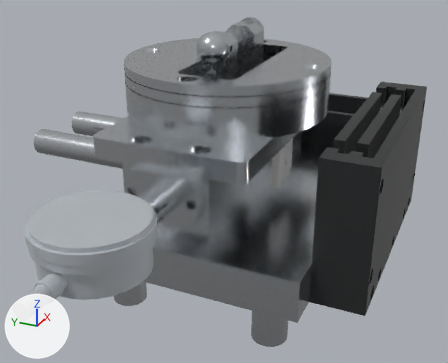
Before and after pictures for a commit that changed the glTF model CJ_OUTERRACE/PCD_/PCD_.glb.
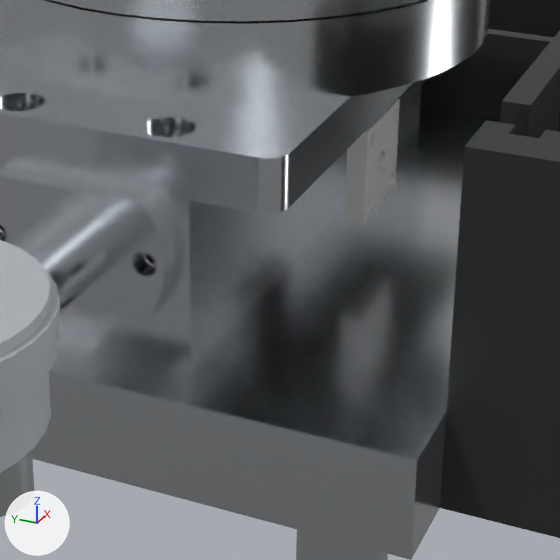
Each version appears first whole from a 50 mm camera at (-0.3387, -0.1334, 0.2208) aimed at (-0.0255, 0.0075, 0.0642), and next in a close-up on the part from 30% to 80% of the width and 27% to 89% of the height. The axes (+X, +Y, +Z) are drawn at lower left. The lights are the same throughout. The first two pictures are the older version.

Script lines for the objects in view, before the commit:
```python
me_inner_diameter_012 = bpy.data.meshes.new('Inner_Diameter.012')
me_inner_diameter_012.from_pydata(...)  # 248 vertices, 512 faces; spans x -0.0168..0.0067, y -0.0245..-0.0195, z 0.0623..0.0858
me_inner_diameter_012.materials.append(mat_opaque_255_255_255__001)  # white #ffffff
me_track_pcd_측정기_001 = bpy.data.meshes.new('TRACK PCD 측정기.001')
me_track_pcd_측정기_001.from_pydata(...)  # 512 vertices, 1032 faces; spans x -0.0696..0.0784, y -0.0739..-0.0619, z 0.025..0.108
me_track_pcd_측정기_001.materials.append(mat_color_727980_001)  # black #2c2e2f
me_track_pcd_측정기_024 = bpy.data.meshes.new('TRACK PCD 측정기.024')
me_track_pcd_측정기_024.from_pydata(...)  # 1527 vertices, 3062 faces; spans x -0.078..0.081, y -0.007..0.045, z 0.049..0.09
me_track_pcd_측정기_024.materials.append(mat_opaque_255_255_255)  # light grey #d0d4d8
ob_inner_diameter_012 = bpy.data.objects.new('Inner_Diameter.012', me_inner_diameter_012)
ob_inner_diameter_012.location = (0.0, 0.0, 0.0)
ob_track_pcd_측정기_001 = bpy.data.objects.new('TRACK PCD 측정기.001', me_track_pcd_측정기_001)
ob_track_pcd_측정기_001.location = (0.0, 0.0, 0.0)
ob_track_pcd_측정기_024 = bpy.data.objects.new('TRACK PCD 측정기.024', me_track_pcd_측정기_024)
ob_track_pcd_측정기_024.location = (0.0, 0.0, 0.0)
# also in view: 'TRACK PCD 측정기.002' at (0.0044, -0.0769, 0.0665); 'TRACK PCD 측정기.003' at (0.0044, -0.0859, 0.0665); 'TRACK PCD 측정기.019' at (0.0044, 0.0031, 0.037); 'TRACK PCD 측정기' at (0.1229, 0.0031, 0.05); 'TRACK PCD 측정기.005' at (-0.0741, -0.0419, 0.0125)
```
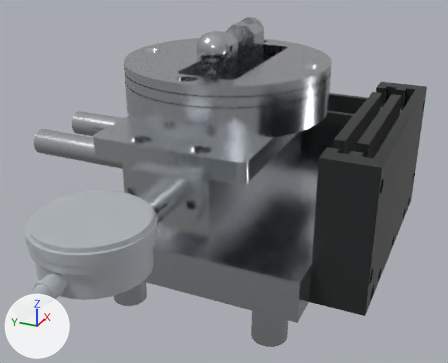
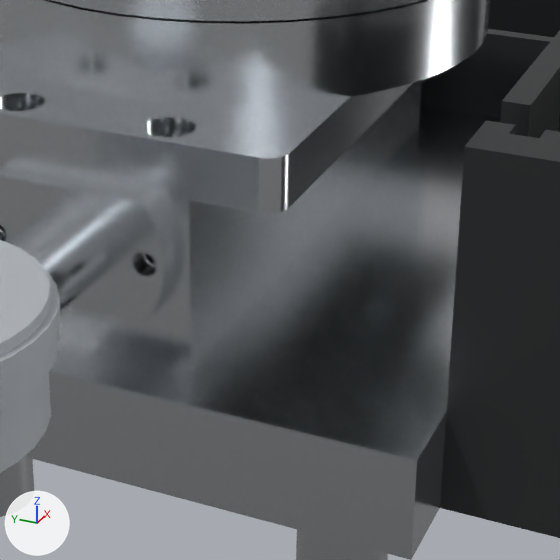
Edits to the scene script, one JSON object a line:
```json
{"op": "remove", "block": "ob_inner_diameter_012", "code": ["ob_inner_diameter_012 = bpy.data.objects.new('Inner_Diameter.012', me_inner_diameter_012)", "ob_inner_diameter_012.location = (0.0, 0.0, 0.0)"]}
```

Changed parts and their boxes [x1, y1, x2, y2] in the close-ups (560 x 560 px):
```json
{"object": "Inner_Diameter.012", "change": "deleted", "before": [344, 99, 400, 222]}
```
